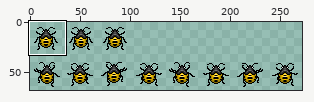
Sprite sheet -- GAME1017_Template_W01/Img/Player.png. Above, an overview of the earlier version with the close-up marked.
Close-up. As it was:
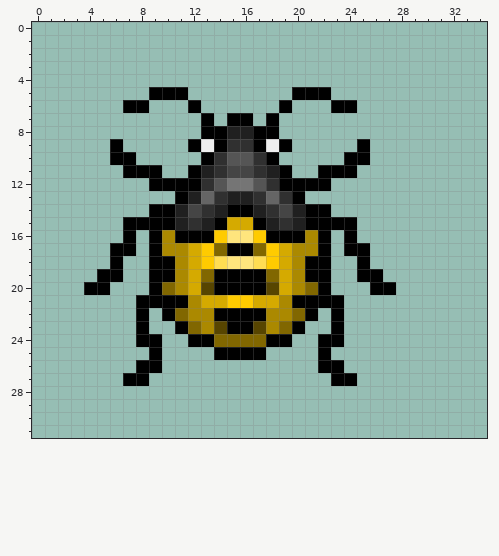
The file is 272x68 pixels. Shown: x 0..34, y 0..31.
After the commit:
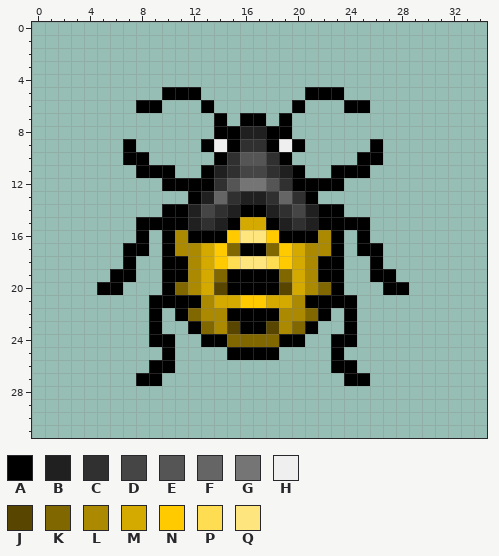
Palette (. is transparent): A #000000  B #202020  C #303030  D #454545  E #555555  F #656565  G #757575  H #efefef  J #574500  K #816700  L #ab8900  M #d5aa00  N #ffcb00  P #ffdd53  Q #ffe57d
Changes in this commit:
@@ x 0..34 @@
  4 ...................................
- 5 .........AAA........AAA............
- 6 .......AA...A......A...AA..........
- 7 .............A.AA.A................
- 8 .............AABBAA................
- 9 ......A.....AHACCAHA.....A.........
-10 ......AA.....ACEECA.....AA.........
-11 .......AAA..ABCDDCBA..AAA..........
-12 .........AAAACEGGECAAAA............
-13 ...........ABFCBBCFCA..............
-14 .........AABDCBAABCDBAA............
-15 .......AAAABCBAMMABCBAAAA..........
-16 .......A.ALAAANQQNAAALA.A..........
-17 ......AA.ALLMNKAAKNMLLA.AA.........
-18 ......A..AALMNPQQPNMLAA..A.........
-19 .....AA..AALMKAAAAKMLAA..AA........
-20 ....AA...AKLMJAAAAJMLKA...AA.......
-21 ........AAAALMMNNMMLAAAA...........
-22 ........A.AKLLAAAALLKA.A...........
-23 ........A..AKLJAAJLKA..A...........
-24 ........AA..AAKKKKAA..AA...........
-25 .........A....AAAA....A............
-26 ........AA............AA...........
-27 .......AA..............AA..........
+ 5 ..........AAA........AAA...........
+ 6 ........AA...A......A...AA.........
+ 7 ..............A.AA.A...............
+ 8 ..............AABBAA...............
+ 9 .......A.....AHACCAHA.....A........
+10 .......AA.....ACEECA.....AA........
+11 ........AAA..ABCDDCBA..AAA.........
+12 ..........AAAACEGGECAAAA...........
+13 ............ABFCBBCFCA.............
+14 ..........AABDCBAABCDBAA...........
+15 ........AAAABCBAMMABCBAAAA.........
+16 ........A.ALAAANQQNAAALA.A.........
+17 .......AA.ALLMNKAAKNMLLA.AA........
+18 .......A..AALMNPQQPNMLAA..A........
+19 ......AA..AALMKAAAAKMLAA..AA.......
+20 .....AA...AKLMJAAAAJMLKA...AA......
+21 .........AAAALMMNNMMLAAAA..........
+22 .........A.AKLLAAAALLKA.A..........
+23 .........A..AKLJAAJLKA..A..........
+24 .........AA..AAKKKKAA..AA..........
+25 ..........A....AAAA....A...........
+26 .........AA............AA..........
+27 ........AA..............AA.........
 28 ...................................
